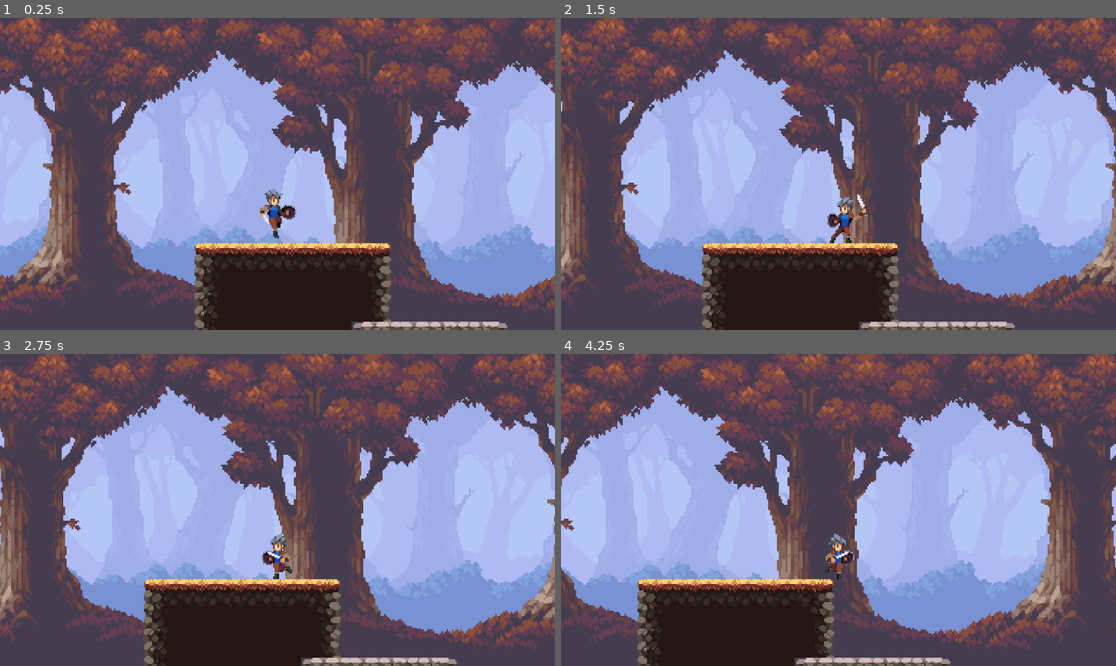
Above: before the commit, frames 1-4 (two rows, left to right).
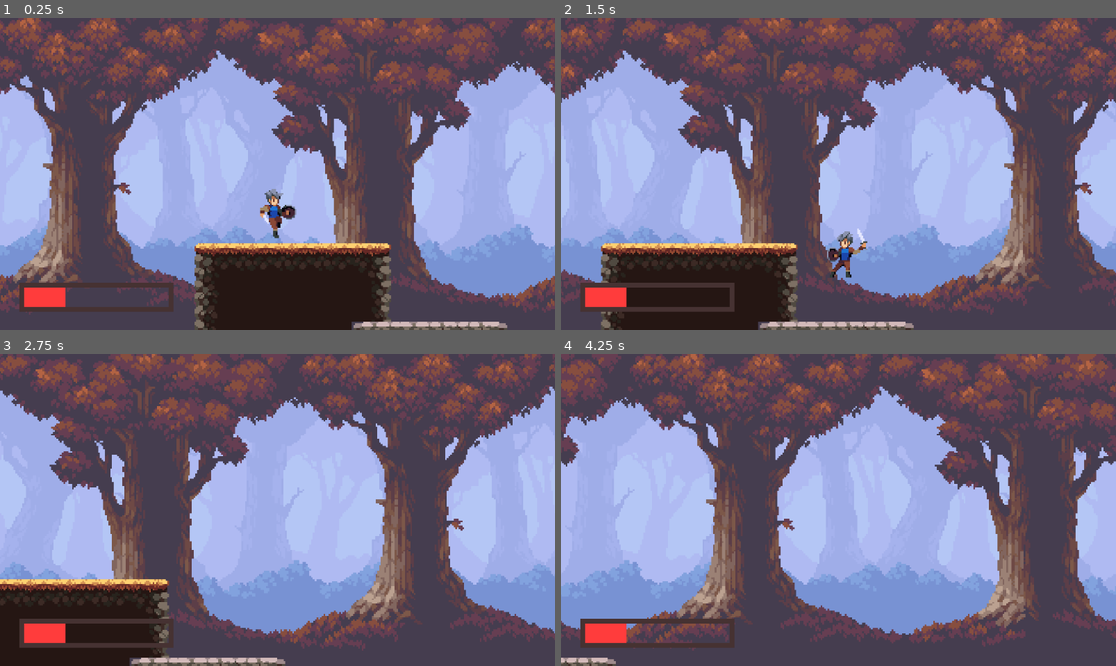
Above: after the commit, the same moments.

Repository: Krossler-Francisco/marcelo
Game: Godot game, scene res://game/game1/index.tscn
Two runs of this game, one before a commit and one after it. Both use one fixed random seed, a clock stepped at 60 frames per second and the inputs below. The project has no main scene, so this scene is started directly.
Inputs (mouse positions are in pixels of both pictures, inside the frame that each line leads up to):
- Up to frame 1 (0.25 s): no input
- Up to frame 2 (1.5 s): tap Enter (ui_accept) at 0.5, 0.77 s; move the mouse to (960, 158) at 0.52 s; hold Right (ui_right) from 0.53 s (still down); click (960, 158) at 0.6 s; move the mouse to (727, 189) at 1.27 s; click (727, 189) at 1.35 s
- Up to frame 3 (2.75 s): tap Enter (ui_accept) at 1.52 s; move the mouse to (333, 441) at 2.02 s; release Right (ui_right) at 2.03 s; hold Left (ui_left) from 2.03 s (still down); click (333, 441) at 2.1 s
- Up to frame 4 (4.25 s): move the mouse to (810, 572) at 2.77 s; release Left (ui_left) at 2.78 s; hold Right (ui_right) from 2.78 s (still down); click (810, 572) at 2.85 s; tap Enter (ui_accept) at 3.02, 3.77 s; move the mouse to (1005, 556) at 3.52 s; click (1005, 556) at 3.6 s

The runs differ from the first frame. In frame 1, 1.3% of the frame differs, in the area x 3-32%, y 84-94%; in frame 2, 68%; in frame 3, 70%, in the area x 0-100%, y 0-100%; in frame 4, 59%.

Commit message:
barra de vida

Diff:
--- a/components/character/player.gd
+++ b/components/character/player.gd
@@ -35,7 +35,6 @@
 	# Ataque
 	if Input.is_action_just_pressed("click_esquerdo") and not attacking:
 		attacking = true
-		velocity.x = 0
 
 		anim.flip_h = get_global_mouse_position().x < global_position.x
 		anim.play("attack")
--- a/components/character/player_data.gd
+++ b/components/character/player_data.gd
@@ -2,7 +2,27 @@
 extends Node
 class_name PlayerData
 
+# --- Atributos base ---
 @export var speed: float = 350.0
 @export var jump_velocity: float = -400.0
 @export var big_jump_velocity: float = -560.0
 @export var lower_force: float = 500.0
+
+# --- Status do jogador ---
+signal health_changed(current, max)
+
+@export var max_health: int = 100
+var current_health: int = 30
+
+# --- Métodos de vida ---
+func take_damage(amount: int) -> void:
+	current_health = max(current_health - amount, 0)
+	emit_signal("health_changed", current_health, max_health)
+
+func heal(amount: int) -> void:
+	current_health = min(current_health + amount, max_health)
+	emit_signal("health_changed", current_health, max_health)
+
+func reset_health() -> void:
+	current_health = max_health
+	emit_signal("health_changed", current_health, max_health)
--- /dev/null
+++ b/components/interface/canvas_layer.gd
@@ -0,0 +1,15 @@
+# UI.gd
+extends CanvasLayer
+
+@onready var health_bar = $HealthBar
+
+func _ready():
+	# supondo que PlayerData esteja como autoload (singleton)
+	player_data.connect("health_changed", Callable(self, "_on_health_changed"))
+
+	# Inicializa a barra com a vida atual
+	_on_health_changed(player_data.current_health, player_data.max_health)
+
+func _on_health_changed(current: int, max: int) -> void:
+	health_bar.max_value = max
+	health_bar.value = current
--- /dev/null
+++ b/components/interface/canvas_layer.tscn
@@ -0,0 +1,20 @@
+[gd_scene load_steps=4 format=3 uid="uid://djhjdpaumc4ho"]
+
+[ext_resource type="Script" uid="uid://dakayaiwybm31" path="res://components/interface/canvas_layer.gd" id="1_vpayl"]
+[ext_resource type="Texture2D" uid="uid://d3r36da4epti2" path="res://assets/ui/bar.png" id="2_tnucn"]
+[ext_resource type="Texture2D" uid="uid://bi8usebayeb8m" path="res://assets/ui/bartop.png" id="3_yos8m"]
+
+[node name="Interface" type="CanvasLayer"]
+scale = Vector2(10, 10)
+transform = Transform2D(10, 0, 0, 10, 0, 0)
+script = ExtResource("1_vpayl")
+
+[node name="HealthBar" type="TextureProgressBar" parent="."]
+texture_filter = 1
+offset_left = 4.4
+offset_top = 41.9
+offset_right = 44.4
+offset_bottom = 81.9
+step = 10.0
+texture_under = ExtResource("2_tnucn")
+texture_progress = ExtResource("3_yos8m")
--- a/game/game1/index.tscn
+++ b/game/game1/index.tscn
@@ -1,6 +1,7 @@
-[gd_scene load_steps=4 format=4 uid="uid://14gao0afha68"]
+[gd_scene load_steps=5 format=4 uid="uid://14gao0afha68"]
 
 [ext_resource type="PackedScene" uid="uid://ev5jbog05wwf" path="res://components/background/bg_main.tscn" id="1_0jwi5"]
+[ext_resource type="PackedScene" uid="uid://djhjdpaumc4ho" path="res://components/interface/canvas_layer.tscn" id="1_3gdnf"]
 [ext_resource type="PackedScene" uid="uid://c0gyosk1cd1gq" path="res://components/character/player.tscn" id="2_3gdnf"]
 [ext_resource type="PackedScene" uid="uid://wgsg83r4sn2t" path="res://components/tilemap/global_tiles.tscn" id="3_0jwi5"]
 
@@ -15,3 +16,5 @@
 position = Vector2(302, 386)
 scale = Vector2(3.4, 3.4)
 tile_map_data = PackedByteArray("AAD//wEAAAABAAAAAAAAAAEAAAABAAAAAAABAAEAAAABAAAAAAD+/wEAAAAAAAAAAAACAAEAAAADAAAAAAACAA …(208 unchanged characters)…
+
+[node name="Interface" parent="." instance=ExtResource("1_3gdnf")]
--- a/project.godot
+++ b/project.godot
@@ -13,6 +13,10 @@
 config/name="Marcelo"
 config/features=PackedStringArray("4.4", "GL Compatibility")
 config/icon="res://icon.svg"
+
+[autoload]
+
+player_data="*res://components/character/player_data.gd"
 
 [input]
 
Binary file added: assets/ui/bar.png
Not shown, added: assets/ui/bar.png.import
Binary file added: assets/ui/bartop.png
Not shown, added: assets/ui/bartop.png.import
Not shown, added: components/interface/canvas_layer.gd.uid
Not shown, changed: .DS_Store
